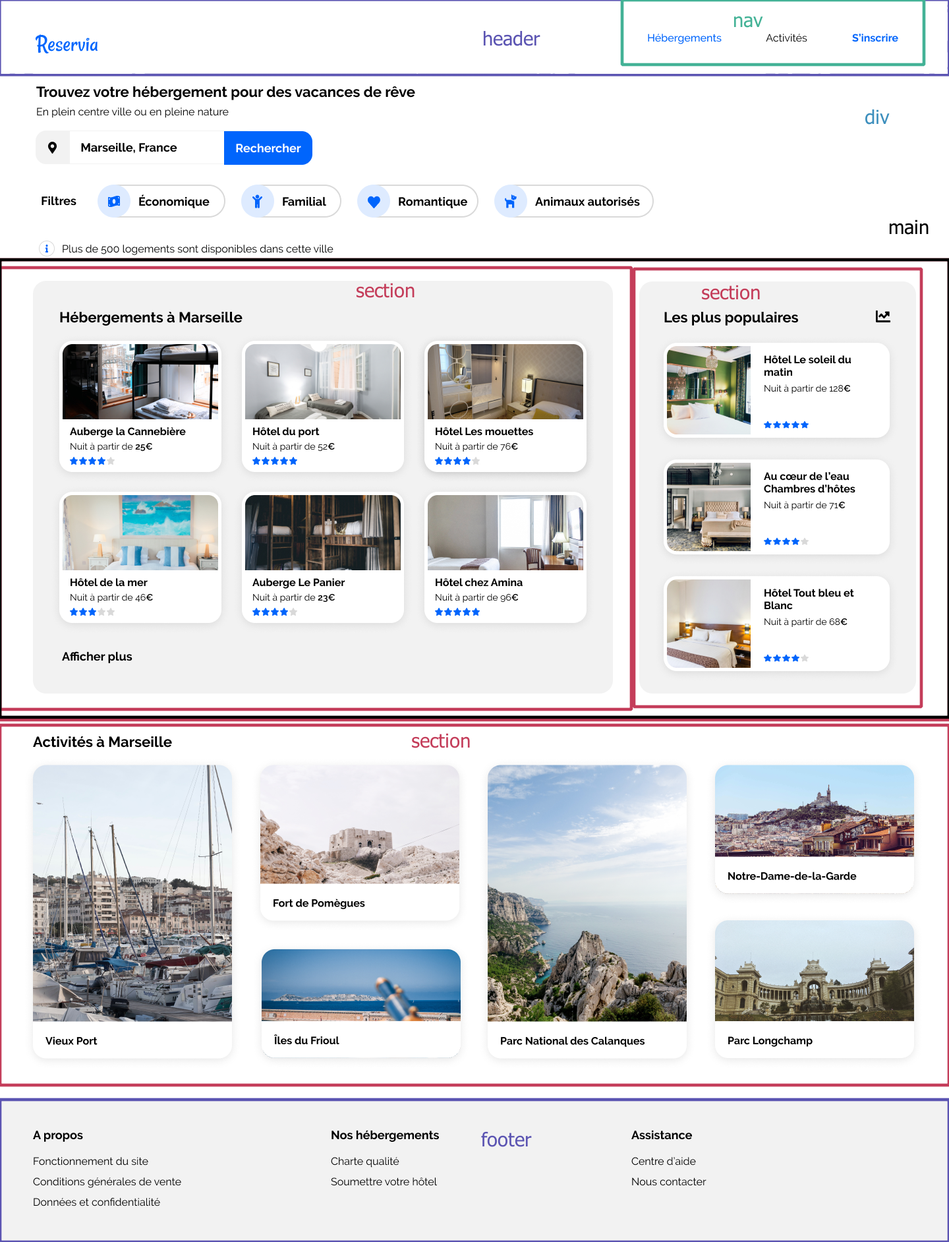
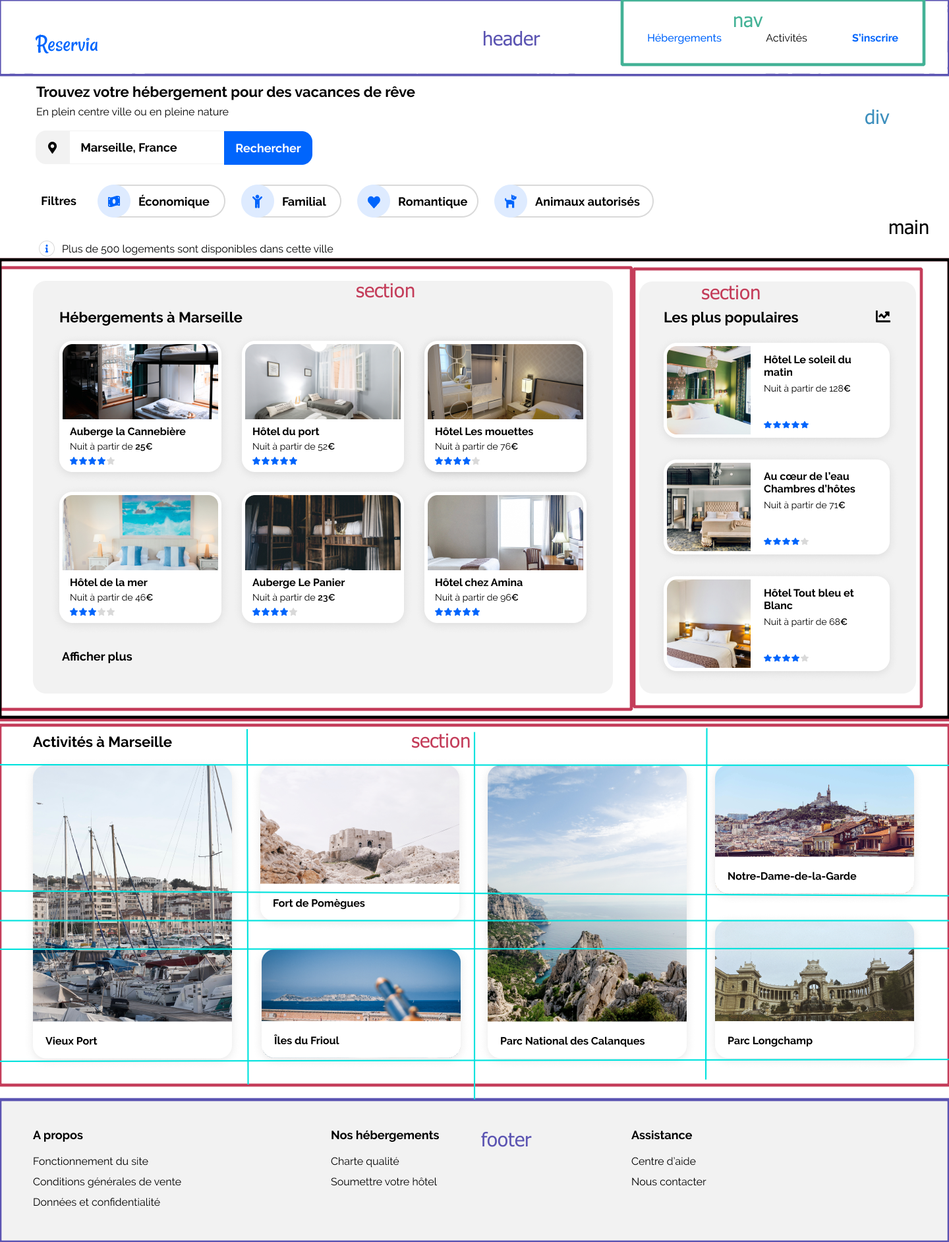
Comparing the layer stacks of the two (949, 1242) images. Changes:
painted on "fond" over bbox(0, 727, 949, 1100)
